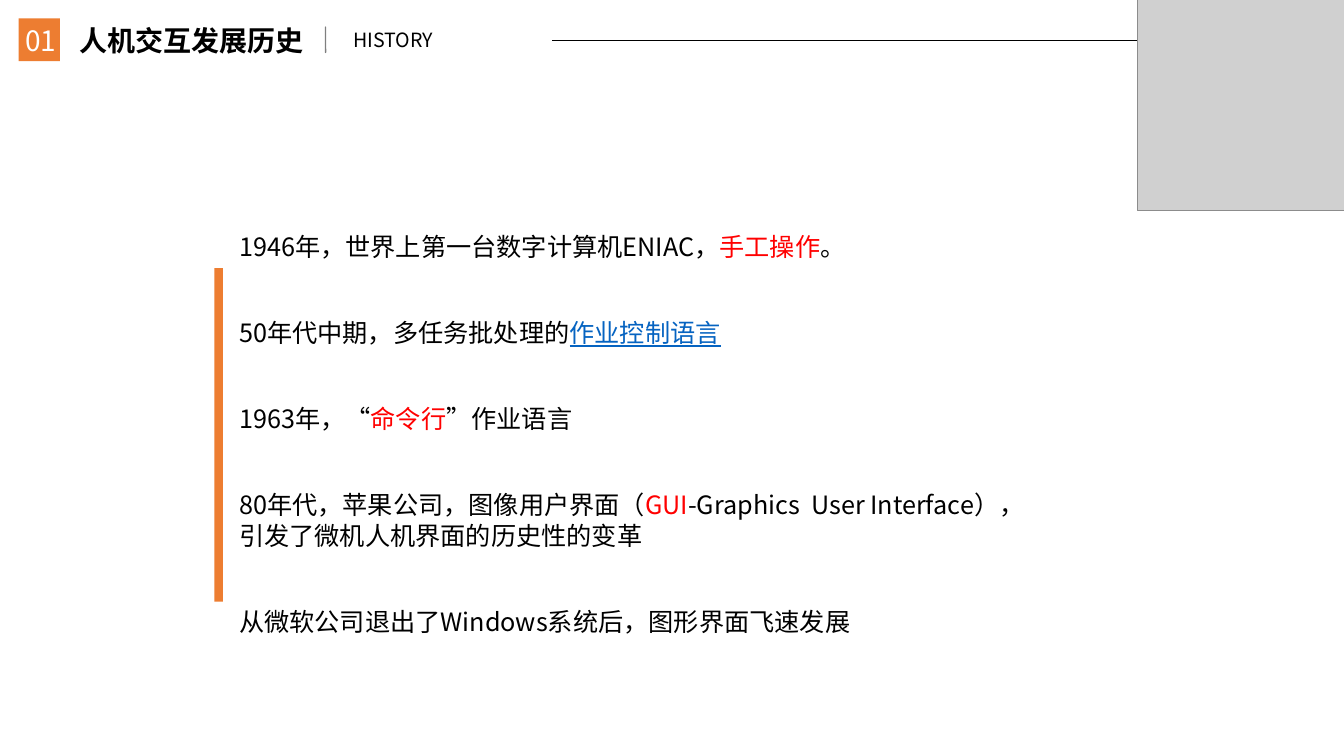
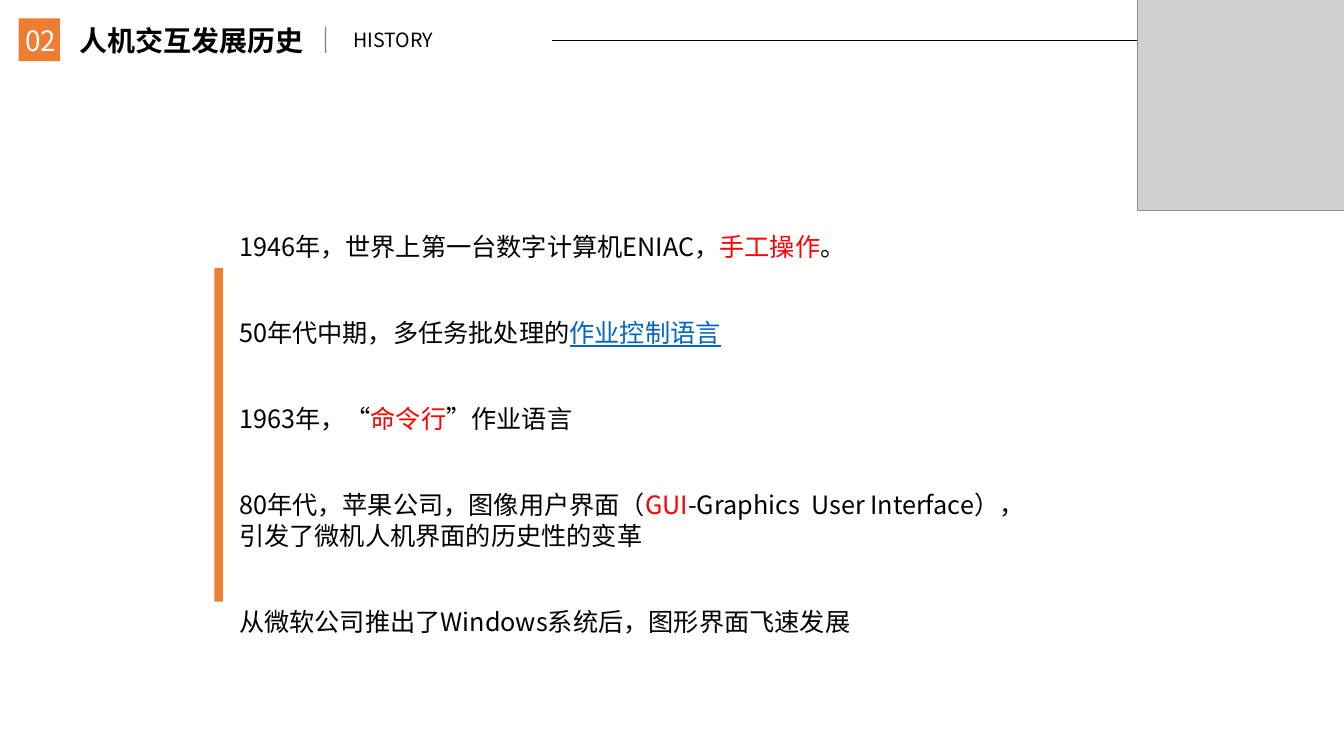
Before and after one commit to JanHonan/store, a slide deck: slide 6 of G2/软件工程系列课程教学辅助网站/非受控文档/温中磊/PRD2017-G2-界面设计.pptx. Drawn at 1344x756 pixels with LibreOffice and Linux fonts; fonts in the diff are those of the drawing; grey boxes stand for pictures. Boxes give left, top, right and bottom in pixels: in the first picture for what was removed or moved away, otherwise in the second. Text is boxed around its words. In the diff, an @@ line names an element or a change of style, - is before the commit and + after.

```diff
--- a/G2/软件工程系列课程教学辅助网站/非受控文档/温中磊/PRD2017-G2-界面设计.pptx
+++ b/G2/软件工程系列课程教学辅助网站/非受控文档/温中磊/PRD2017-G2-界面设计.pptx
@@ text at (x1=25, y1=30, x2=56, y2=52): text changed @@
-01
+02
@@ text at (x1=239, y1=609, x2=850, y2=634): text changed @@
-从微软公司退出了Windows系统后，图形界面飞速发展
+从微软公司推出了Windows系统后，图形界面飞速发展
```
Also in this commit, not shown: 4 other slides changed.
